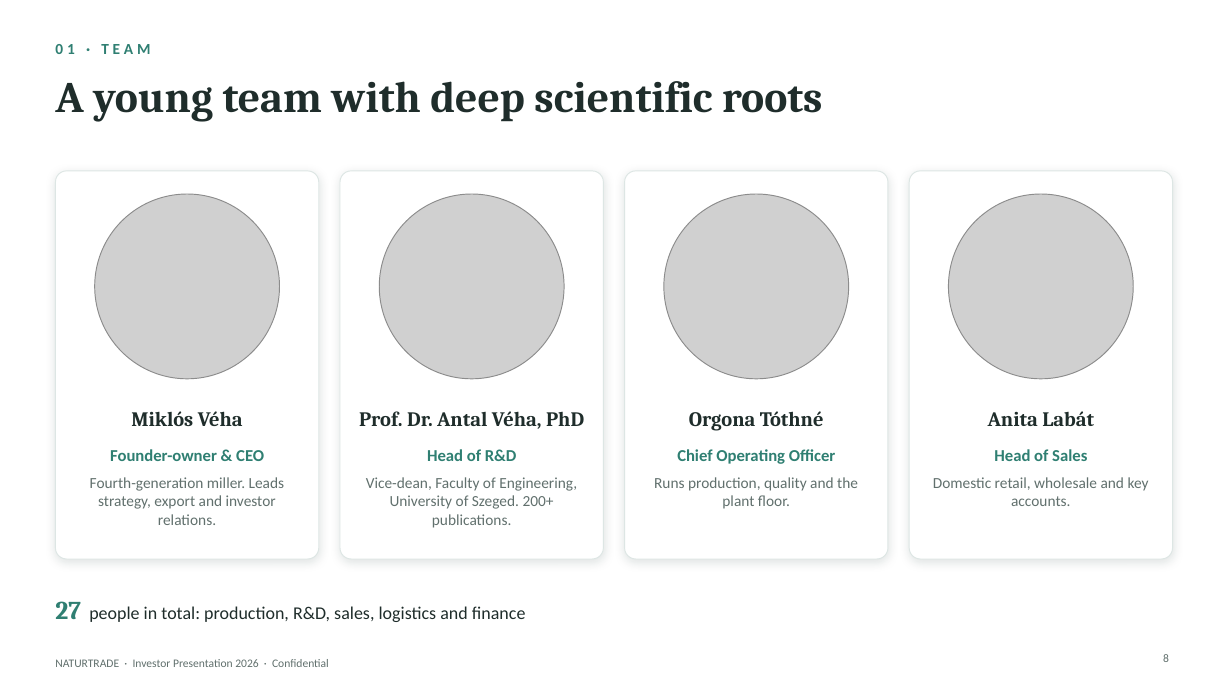
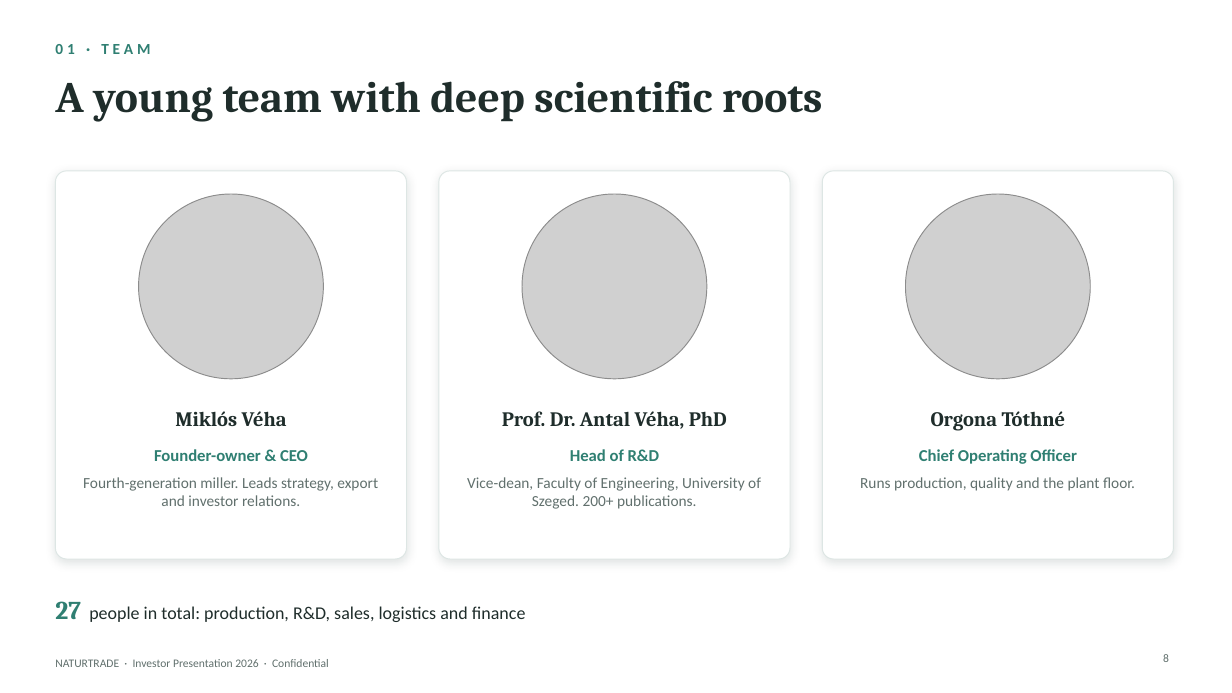
Before and after one commit to vehamiki/testrep1, a slide deck: slide 8 of investor-pitch/Naturtrade_Investor_Pitch_2026_EN.pptx. Drawn at 1232x693 pixels with LibreOffice and Linux fonts; fonts in the diff are those of the drawing; grey boxes stand for pictures. Boxes give left, top, right and bottom in pixels: in the first picture for what was removed or moved away, otherwise in the second. Text is boxed around its words. In the diff, an @@ line names an element or a change of style, - is before the commit and + after.

```diff
--- a/investor-pitch/Naturtrade_Investor_Pitch_2026_EN.pptx
+++ b/investor-pitch/Naturtrade_Investor_Pitch_2026_EN.pptx
@@ rounded rectangle: place and size @@
-rounded rectangle at bbox=[55, 171, 319, 559]
+rounded rectangle at bbox=[55, 171, 407, 559]
@@ rounded rectangle: place and size @@
-rounded rectangle at bbox=[340, 171, 604, 559]
+rounded rectangle at bbox=[439, 171, 790, 559]
@@ proportions changed in 3 elements at bbox=[55, 171, 407, 559], bbox=[439, 171, 790, 559], bbox=[823, 171, 1174, 559] @@
@@ rounded rectangle: place and size @@
-rounded rectangle at bbox=[625, 171, 888, 559]
+rounded rectangle at bbox=[823, 171, 1174, 559]
@@ rounded rectangle removed at bbox=[909, 171, 1173, 559] @@
@@ picture: place and size @@
-picture at bbox=[94, 194, 279, 379]
+picture at bbox=[139, 194, 323, 379]
@@ picture: place and size @@
-picture at bbox=[380, 194, 565, 379]
+picture at bbox=[522, 194, 707, 379]
@@ picture: place and size @@
-picture at bbox=[664, 194, 848, 379]
+picture at bbox=[906, 194, 1091, 379]
@@ picture removed at bbox=[949, 194, 1134, 379] @@
@@ text "Miklós Véha": place and size @@
-text "Miklós Véha" at bbox=[131, 411, 243, 426]
+text "Miklós Véha" at bbox=[175, 411, 287, 426]
@@ text "Prof. Dr. Antal Véha, PhD": place and size @@
-text "Prof. Dr. Antal Véha, PhD" at bbox=[359, 411, 584, 429]
+text "Prof. Dr. Antal Véha, PhD" at bbox=[502, 411, 727, 429]
@@ text "Orgona Tóthné": place and size @@
-text "Orgona Tóthné" at bbox=[689, 411, 824, 431]
+text "Orgona Tóthné" at bbox=[931, 411, 1066, 431]
@@ text removed at bbox=[988, 411, 1094, 426] @@
-Anita Labát
@@ text "Founder-owner & CEO": place and size @@
-text "Founder-owner & CEO" at bbox=[110, 449, 264, 461]
+text "Founder-owner & CEO" at bbox=[154, 449, 308, 461]
@@ text "Head of R&D": place and size @@
-text "Head of R&D" at bbox=[427, 449, 517, 461]
+text "Head of R&D" at bbox=[570, 449, 660, 461]
@@ text "Chief Operating Officer": place and size @@
-text "Chief Operating Officer" at bbox=[677, 449, 835, 464]
+text "Chief Operating Officer" at bbox=[919, 449, 1076, 464]
@@ text removed at bbox=[994, 449, 1087, 461] @@
-Head of Sales
@@ text "Fourth-generation miller. Leads strategy, export ..." rewrapped from bbox=[90, 477, 285, 525] to bbox=[83, 477, 378, 506] @@
@@ text "Vice-dean, Faculty of Engineering, University ..." rewrapped from bbox=[366, 477, 577, 528] to bbox=[467, 477, 761, 509] @@
@@ text "Runs production, quality and the ..." rewrapped from bbox=[654, 477, 858, 509] to bbox=[860, 477, 1135, 491] @@
@@ text removed at bbox=[933, 477, 1149, 506] @@
-Domestic retail, wholesale and key accounts.
```
Also in this commit, not shown: 2 other files.
